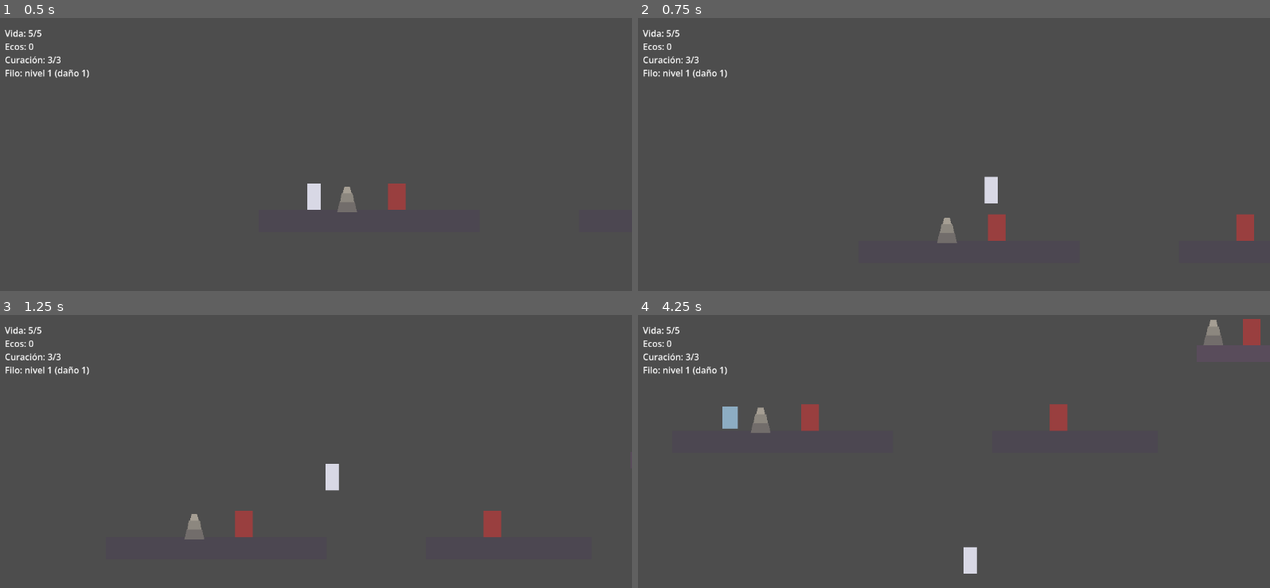
Above: before the commit, frames 1-4 (two rows, left to right).
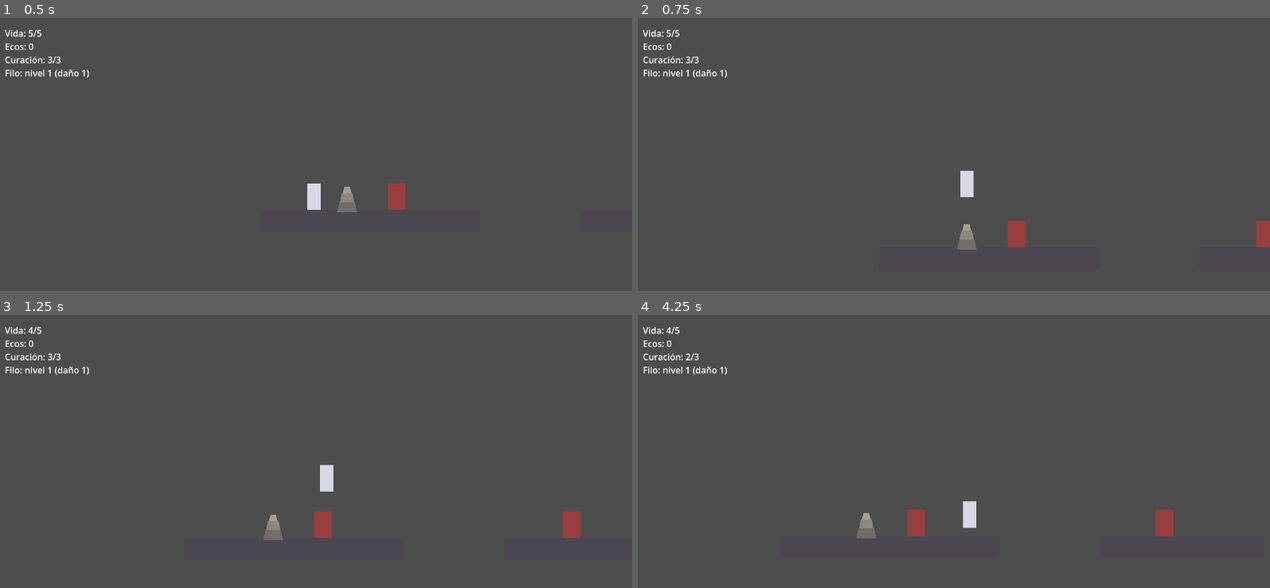
Above: after the commit, the same moments.

Repository: fcorguez92/desmemoria
Game: Godot game, scene res://game/levels/test_level.tscn
Same seed, same stepped clock (60 frames per second), same inputs: the game is played once before the commit and once after it.
Inputs:
- Up to frame 1 (0.5 s): no input
- Up to frame 2 (0.75 s): tap Enter (ui_accept) at 0.5 s; hold Right (ui_right) from 0.53 s (still down); tap Shift (dash) at 0.6 s
- Up to frame 3 (1.25 s): keep holding Right (ui_right); tap Enter (ui_accept) at 0.77, 1.07 s; tap H (heal) at 0.8 s
- Up to frame 4 (4.25 s): tap H (heal) at 1.35, 3.05 s; tap Enter (ui_accept) at 1.52, 1.55, 1.82, 2.1, 3.02, 3.32, 3.77, 3.8, 4.07 s; release Right (ui_right) at 2.03 s; hold Left (ui_left) 2.03-2.78 s; tap Shift (dash) at 2.3, 3.6 s; hold Right (ui_right) from 2.78 s (still down); tap X (attack) at 2.85 s

Frame 1 is identical in both runs. In frame 2, 1.8% of the frame differs, in the area x 47-100%, y 55-85%; in frame 3, 1.7%; in frame 4, 2.6%, in the area x 4-99%, y 1-95%.

Commit message:
Abilities are now found in the world; add double jump.
Adds AbilityPickup (core), which hands an ability id to the player and
disappears. Dash starts locked (DashComponent.unlocked) and is found on
the elevated platform, right before the gap it opens. Double jump lives
in PlatformerMotor (max_air_jumps, air_jump_velocity) so it shares the
coyote/buffer logic with the normal jump instead of clashing with it; it
is found on the last green platform and opens a high platform beyond it.
Abilities persist across deaths and the player shows a "Has recordado"
message. Smoke tests cover locked/unlocked dash, pickups, persistence and
reaching the high platform with and without the double jump (64 checks).
Docs and decision log updated.

Co-Authored-By: Claude Sonnet 5 <noreply@anthropic.com>

Diff:
--- a/core/components/dash_component.gd
+++ b/core/components/dash_component.gd
@@ -9,6 +9,8 @@
 @export var duration: float = 0.15
 @export var cooldown: float = 0.4
 @export var action_dash: StringName = &"dash"
+## Si es false el dash no se puede usar (habilidad aún no conseguida).
+@export var unlocked: bool = true
 
 var is_dashing: bool = false
 
@@ -20,7 +22,7 @@
 func step(body: CharacterBody2D, facing: int, delta: float) -> void:
 	_cooldown_timer = maxf(_cooldown_timer - delta, 0.0)
 
-	if Input.is_action_just_pressed(action_dash) and not is_dashing and _cooldown_timer <= 0.0:
+	if unlocked and Input.is_action_just_pressed(action_dash) and not is_dashing and _cooldown_timer <= 0.0:
 		is_dashing = true
 		_timer = duration
 		_cooldown_timer = cooldown
--- a/core/components/platformer_motor.gd
+++ b/core/components/platformer_motor.gd
@@ -20,6 +20,9 @@
 @export var jump_buffer_time: float = 0.12
 ## Fracción de la velocidad de subida que se conserva al soltar el salto pronto.
 @export_range(0.0, 1.0) var jump_cut_factor: float = 0.5
+## Saltos extra en el aire (0 = ninguno, 1 = doble salto). Se recargan al tocar suelo.
+@export var max_air_jumps: int = 0
+@export var air_jump_velocity: float = -800.0
 @export var action_left: StringName = &"ui_left"
 @export var action_right: StringName = &"ui_right"
 @export var action_jump: StringName = &"ui_accept"
@@ -28,6 +31,7 @@
 
 var _coyote_timer: float = 0.0
 var _jump_buffer_timer: float = 0.0
+var _air_jumps_left: int = 0
 
 
 func step(body: CharacterBody2D, delta: float) -> void:
@@ -36,12 +40,14 @@
 	if on_floor:
 		body.velocity.y = 0.0
 		_coyote_timer = coyote_time
+		_air_jumps_left = max_air_jumps
 	else:
 		var g := gravity * fall_gravity_multiplier if body.velocity.y > 0.0 else gravity
 		body.velocity.y += g * delta
 		_coyote_timer = maxf(_coyote_timer - delta, 0.0)
 
-	if Input.is_action_just_pressed(action_jump):
+	var jump_pressed := Input.is_action_just_pressed(action_jump)
+	if jump_pressed:
 		_jump_buffer_timer = jump_buffer_time
 	else:
 		_jump_buffer_timer = maxf(_jump_buffer_timer - delta, 0.0)
@@ -50,6 +56,11 @@
 		body.velocity.y = jump_velocity
 		_jump_buffer_timer = 0.0
 		_coyote_timer = 0.0
+	elif jump_pressed and not on_floor and _air_jumps_left > 0:
+		# Solo si el salto normal no pudo usarse (ni suelo ni margen de coyote).
+		body.velocity.y = air_jump_velocity
+		_air_jumps_left -= 1
+		_jump_buffer_timer = 0.0
 
 	if Input.is_action_just_released(action_jump) and body.velocity.y < 0.0:
 		body.velocity.y *= jump_cut_factor
--- /dev/null
+++ b/core/objects/ability_pickup.gd
@@ -0,0 +1,20 @@
+class_name AbilityPickup
+extends Area2D
+## Objeto que concede una habilidad al recogerlo y desaparece.
+##
+## Contrato con el objetivo: debe tener `unlock_ability(id: StringName)`, que
+## decide qué significa conseguir esa habilidad. El pickup no conoce las
+## habilidades: solo entrega su identificador.
+
+@export var ability_id: StringName
+@export var target_group: StringName = &"player"
+
+
+func _ready() -> void:
+	body_entered.connect(_on_body_entered)
+
+
+func _on_body_entered(body: Node) -> void:
+	if body.is_in_group(target_group) and body.has_method("unlock_ability"):
+		body.unlock_ability(ability_id)
+		queue_free()
--- /dev/null
+++ b/game/ability_pickup/ability_pickup.tscn
@@ -0,0 +1,16 @@
+[gd_scene load_steps=3 format=3]
+
+[ext_resource type="Script" path="res://core/objects/ability_pickup.gd" id="1_pickup"]
+
+[sub_resource type="RectangleShape2D" id="RectangleShape2D_pickup"]
+size = Vector2(28, 32)
+
+[node name="AbilityPickup" type="Area2D"]
+script = ExtResource("1_pickup")
+
+[node name="Visual" type="Polygon2D" parent="."]
+color = Color(0.45, 0.85, 0.95, 1)
+polygon = PackedVector2Array(0, -16, 11, 0, 0, 16, -11, 0)
+
+[node name="CollisionShape2D" type="CollisionShape2D" parent="."]
+shape = SubResource("RectangleShape2D_pickup")
--- a/game/levels/test_level.tscn
+++ b/game/levels/test_level.tscn
@@ -1,9 +1,13 @@
-[gd_scene load_steps=9 format=3]
+[gd_scene load_steps=11 format=3]
 
 [ext_resource type="PackedScene" path="res://game/player/player.tscn" id="1_player"]
 [ext_resource type="PackedScene" path="res://game/enemy/enemy.tscn" id="2_enemy"]
 [ext_resource type="PackedScene" path="res://game/memory_anchor/memory_anchor.tscn" id="3_anchor"]
 [ext_resource type="Script" path="res://core/objects/entity_spawner.gd" id="4_spawner"]
+[ext_resource type="PackedScene" path="res://game/ability_pickup/ability_pickup.tscn" id="5_pickup"]
+
+[sub_resource type="RectangleShape2D" id="RectangleShape2D_platform_e"]
+size = Vector2(280, 30)
 
 [sub_resource type="RectangleShape2D" id="RectangleShape2D_ground_a"]
 size = Vector2(400, 40)
@@ -82,3 +86,24 @@
 [node name="Visual" type="Polygon2D" parent="GroundD"]
 color = Color(0.32, 0.45, 0.35, 1)
 polygon = PackedVector2Array(-150, -15, 150, -15, 150, 15, -150, 15)
+
+[node name="DashPickup" parent="." instance=ExtResource("5_pickup")]
+position = Vector2(1105, 196)
+ability_id = &"dash"
+
+[node name="DoubleJumpPickup" parent="." instance=ExtResource("5_pickup")]
+position = Vector2(1520, 196)
+ability_id = &"double_jump"
+
+[node name="PlatformE" type="StaticBody2D" parent="."]
+position = Vector2(2060, -35)
+
+[node name="CollisionShape2D" type="CollisionShape2D" parent="PlatformE"]
+shape = SubResource("RectangleShape2D_platform_e")
+
+[node name="Visual" type="Polygon2D" parent="PlatformE"]
+color = Color(0.32, 0.45, 0.35, 1)
+polygon = PackedVector2Array(-140, -15, 140, -15, 140, 15, -140, 15)
+
+[node name="MemoryAnchor3" parent="." instance=ExtResource("3_anchor")]
+position = Vector2(2140, -78)
--- a/game/player/player.gd
+++ b/game/player/player.gd
@@ -5,10 +5,14 @@
 ## El orden de _physics_process es deliberado (ver docs/arquitectura.md).
 
 const EchoScene := preload("res://game/echo/echo.tscn")
+const ABILITY_NAMES := {&"dash": "Dash", &"double_jump": "Doble salto"}
+const MESSAGE_SECONDS := 3.0
 
 var ecos: int = 0
 ## Eco de la última muerte, si aún no se recuperó.
 var active_echo: Node = null
+
+var _message_id: int = 0
 
 @onready var motor: PlatformerMotor = $PlatformerMotor
 @onready var dash: DashComponent = $DashComponent
@@ -22,6 +26,7 @@
 @onready var ecos_label: Label = $HUD/EcosLabel
 @onready var heal_label: Label = $HUD/HealLabel
 @onready var weapon_label: Label = $HUD/WeaponLabel
+@onready var message_label: Label = $HUD/MessageLabel
 
 
 func _ready() -> void:
@@ -67,6 +72,20 @@
 func add_ecos(amount: int) -> void:
 	ecos += amount
 	_update_hud()
+
+
+## Contrato de habilidades: lo llama core/objects/ability_pickup.gd. Las
+## habilidades son permanentes: morir no las pierde.
+func unlock_ability(id: StringName) -> void:
+	match id:
+		&"dash":
+			dash.unlocked = true
+		&"double_jump":
+			motor.max_air_jumps = 1
+		_:
+			push_warning("Habilidad desconocida: %s" % id)
+			return
+	_show_message("Has recordado: %s" % ABILITY_NAMES[id])
 
 
 ## Gasta Ecos en subir un nivel el Filo. Devuelve false si no se pudo
@@ -126,6 +145,15 @@
 	hit_flash.flash()
 
 
+func _show_message(text: String) -> void:
+	_message_id += 1
+	var this_message := _message_id
+	message_label.text = text
+	await get_tree().create_timer(MESSAGE_SECONDS).timeout
+	if this_message == _message_id:
+		message_label.text = ""
+
+
 func _on_weapon_changed() -> void:
 	melee.damage = weapon.current_value()
 	_update_hud()
--- a/game/player/player.tscn
+++ b/game/player/player.tscn
@@ -42,6 +42,7 @@
 
 [node name="DashComponent" type="Node" parent="."]
 script = ExtResource("3_dash")
+unlocked = false
 
 [node name="HealthComponent" type="Node" parent="."]
 script = ExtResource("4_health")
@@ -90,3 +91,7 @@
 offset_left = 16.0
 offset_top = 88.0
 text = "Filo: nivel 1 (daño 1)"
+
+[node name="MessageLabel" type="Label" parent="HUD"]
+offset_left = 16.0
+offset_top = 112.0
--- a/tests/smoke_test.gd
+++ b/tests/smoke_test.gd
@@ -34,7 +34,9 @@
 	await _test_enemy_reward_and_contact_damage()
 	await _test_enemies_respawn_on_rest_and_death()
 	await _test_weapon_upgrade_at_anchor()
+	await _test_ability_pickups()
 	await _test_dash_gates_the_far_platform()
+	await _test_double_jump_reaches_high_platform()
 
 
 # --- Tests -------------------------------------------------------------------
@@ -211,15 +213,75 @@
 
 func _test_dash_gates_the_far_platform() -> void:
 	# Mismo salto hacia el hueco final, con y sin dash a media altura.
-	var reached_with_dash := await _jump_across_gap(true)
-	var reached_without_dash := await _jump_across_gap(false)
-	print("\n[Dash bloquea el hueco final]")
+	var reached_with_dash := await _jump_across_gap(true, true)
+	var reached_pressing_locked := await _jump_across_gap(true, false)
+	var reached_without_dash := await _jump_across_gap(false, true)
+	print("\n[El dash abre el hueco final]")
 	_check(reached_with_dash, "saltar + dash alcanza la plataforma final")
+	_check(not reached_pressing_locked, "pulsar dash sin haberlo conseguido no sirve")
 	_check(not reached_without_dash, "saltar sin dash no alcanza la plataforma final")
 
 
-func _jump_across_gap(use_dash: bool) -> bool:
+func _test_ability_pickups() -> void:
+	await _fresh_level("Habilidades: se consiguen con objetos")
+	_check(not _player.dash.unlocked, "el dash empieza bloqueado")
+	_check(_player.motor.max_air_jumps == 0, "el doble salto empieza bloqueado")
+	var pickup: Node2D = _level.get_node("DashPickup")
+	_player.global_position = pickup.global_position
+	await _wait(10)
+	_check(_player.dash.unlocked, "recoger el objeto desbloquea el dash")
+	_check(not is_instance_valid(pickup), "el objeto desaparece al recogerlo")
+	_check("Dash" in _player.message_label.text, "se muestra un mensaje con la habilidad")
+	_player.health.take_hit(99)
+	await _wait(2)
+	_check(_player.dash.unlocked, "morir no pierde las habilidades")
+
+
+func _test_double_jump_reaches_high_platform() -> void:
+	var reached_with := await _reach_high_platform(true)
+	var reached_without := await _reach_high_platform(false)
+	print("\n[El doble salto abre la plataforma alta]")
+	_check(reached_with, "con doble salto se alcanza la plataforma alta")
+	_check(not reached_without, "sin doble salto no se alcanza")
+
+
+func _reach_high_platform(double_jump: bool) -> bool:
 	await _fresh_level("", false)
+	if double_jump:
+		_player.unlock_ability(&"double_jump")
+	_player.global_position = Vector2(1700, 200)
+	_player.velocity = Vector2.ZERO
+	Input.action_press("ui_right")
+	await physics_frame
+	# Se mantiene el salto pulsado hasta el punto más alto: soltarlo antes
+	# lo acortaría (salto de altura variable).
+	Input.action_press("ui_accept")
+	for i in 10:
+		await physics_frame
+	while _player.velocity.y < -50.0:
+		await physics_frame
+	Input.action_release("ui_accept")
+	# Sin ventana, "acaba de soltarse" dura varios pasos de físicas y acortaría
+	# también el segundo salto; se espera a que caduque antes de volver a pulsar.
+	for i in 4:
+		await physics_frame
+	Input.action_press("ui_accept")
+	var landed_on_platform := false
+	for i in 100:
+		await physics_frame
+		# Si se sigue avanzando, se cae por el otro extremo: se comprueba al aterrizar.
+		if _player.is_on_floor() and _player.global_position.y < -40.0 and _player.global_position.x > 1900.0:
+			landed_on_platform = true
+			break
+	Input.action_release("ui_accept")
+	Input.action_release("ui_right")
+	return landed_on_platform
+
+
+func _jump_across_gap(press_dash: bool, dash_unlocked: bool) -> bool:
+	await _fresh_level("", false)
+	if dash_unlocked:
+		_player.unlock_ability(&"dash")
 	_player.global_position = Vector2(1140, 210)
 	_player.velocity = Vector2.ZERO
 	Input.action_press("ui_right")
@@ -227,7 +289,7 @@
 	Input.action_press("ui_accept")
 	await physics_frame
 	Input.action_release("ui_accept")
-	var dashed := not use_dash
+	var dashed := not press_dash
 	for i in 90:
 		await physics_frame
 		if not dashed and _player.velocity.y > -50.0:
Not shown, added: core/objects/ability_pickup.gd.uid
Not shown, changed: core/README.md
Not shown, changed: docs/arquitectura.md
Not shown, changed: docs/decisiones.md
Not shown, changed: docs/estado.md
Not shown, changed: docs/nucleo-jugable.md
